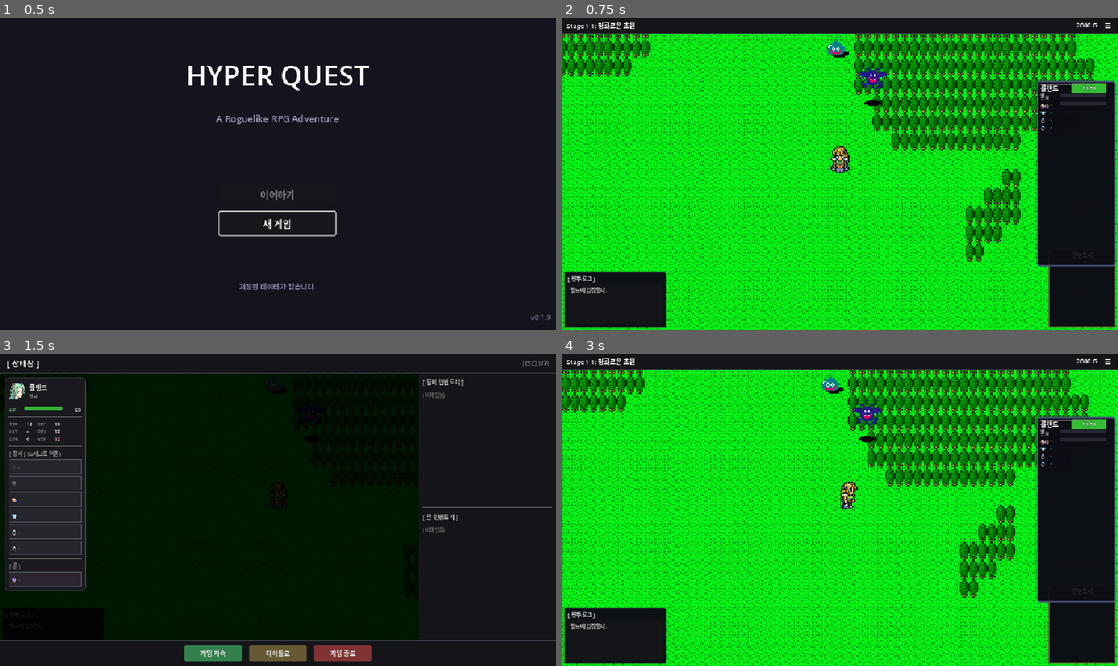
Above: before the commit, frames 1-4 (two rows, left to right).
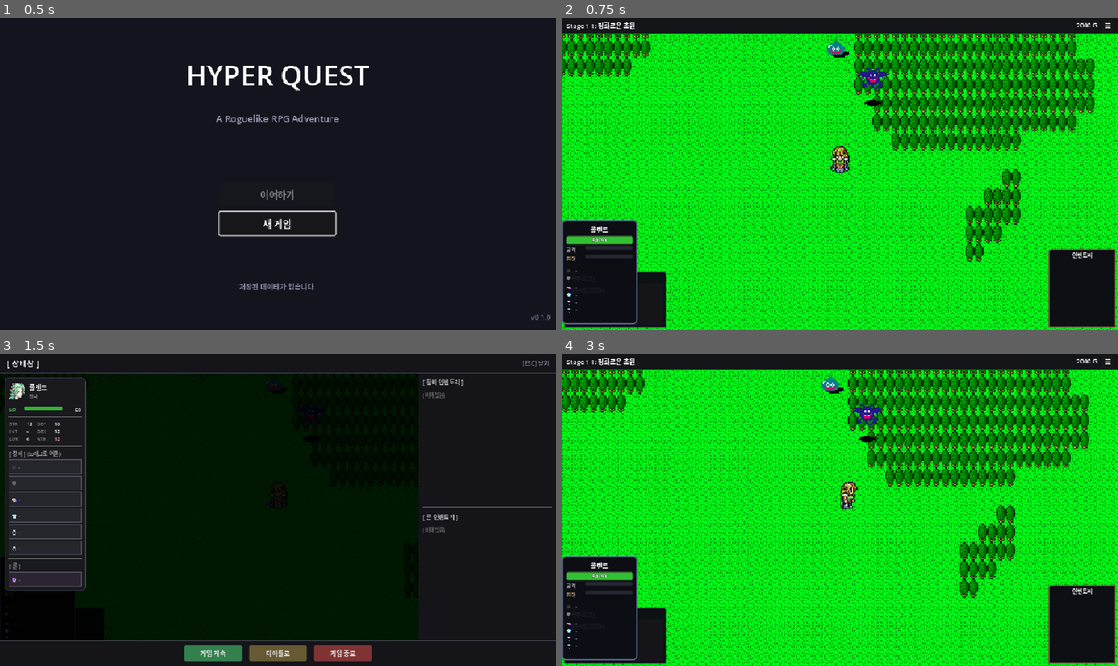
Above: after the commit, the same moments.

Repository: limmmmmmn/Appears-Appears
Game: Godot game, scene res://scenes/main/Main.tscn
Same seed, same stepped clock (60 frames per second), same inputs: the game is played once before the commit and once after it.
Inputs (mouse positions are in pixels of both pictures, inside the frame that each line leads up to):
- Up to frame 1 (0.5 s): no input
- Up to frame 2 (0.75 s): click "새 게임" at 0.5 s
- Up to frame 3 (1.5 s): click "☰" at 1.25 s
- Up to frame 4 (3 s): click "게임 계속" at 2 s; tap Enter at 2.75, 2.85 s; move the mouse to (962, 494) at 2.77 s; hold Right (ui_right) from 2.78 s (still down); click (962, 494) at 2.92 s

Frame 1 is identical in both runs. In frame 2, 11% of the frame differs, in the area x 0-100%, y 20-99%; in frame 3, less than 0.1%; in frame 4, 11%.

Commit message:
feat: 하단 파티 카드 UI로 변경
- BottomPartyCards.gd 새로 생성: 파티원당 개별 카드 형태
- 1명일 때 가운데 위치, 인원 증가해도 가운데 유지
- RightPartyPanel 대신 BottomPartyCards 사용
- 카드에 이름, HP바, ATB바, 스킬쿨다운, 장비목록 표시
- 드래그앤드롭 장비 장착 기능 유지

https://claude.ai/code/session_01HMJ2TZbvfDboco6XHexxSY

Diff:
--- /dev/null
+++ b/scripts/ui/field/BottomPartyCards.gd
@@ -0,0 +1,612 @@
+extends Control
+class_name BottomPartyCards
+## 하단 파티 카드 UI - 파티원당 개별 카드
+## 1명일 때 가운데, 인원이 늘어나도 가운데 유지
+
+const SLOT_ICONS := {"main_hand": "⚔", "off_hand": "🛡", "head": "👒", "body": "👕", "acc1": "💍", "acc2": "💍"}
+const SLOT_ORDER := ["main_hand", "off_hand", "head", "body", "acc1", "acc2"]
+
+# 카드 크기
+const CARD_WIDTH := 130
+const CARD_HEIGHT := 180
+const CARD_SPACING := 8
+
+# 색상
+const HP_COLOR_HIGH := Color(0.2, 0.75, 0.2)
+const HP_COLOR_MID := Color(0.9, 0.7, 0.2)
+const HP_COLOR_LOW := Color(0.9, 0.2, 0.2)
+
+# 시그널
+signal equipment_dropped(hero_index: int, item_id: String)
+
+# 카드 데이터
+class HeroCard:
+	var panel: PanelContainer
+	var drop_target: Control  # 드롭 영역
+	var name_label: Label
+	var hp_bar: ProgressBar
+	var hp_label: Label
+	var atb_section: VBoxContainer
+	var basic_atb_bar: ProgressBar
+	var skill_rows: Dictionary = {}  # skill_id -> {row, bar, label}
+	var equip_section: VBoxContainer
+	var equip_rows: Dictionary = {}
+	var hero_index: int = -1
+	var hero_id: String = ""
+
+var hero_cards: Array[HeroCard] = []
+var cards_container: HBoxContainer
+
+
+func _ready() -> void:
+	_build_ui()
+	_connect_signals()
+	update_display()
+
+
+func _build_ui() -> void:
+	# 전체 컨테이너 (하단 중앙 정렬)
+	set_anchors_preset(Control.PRESET_CENTER_BOTTOM)
+	anchor_top = 1.0
+	anchor_bottom = 1.0
+	offset_top = -CARD_HEIGHT - 10
+	offset_bottom = -10
+
+	# HBoxContainer로 카드들을 가로로 배치 (중앙 정렬)
+	cards_container = HBoxContainer.new()
+	cards_container.alignment = BoxContainer.ALIGNMENT_CENTER
+	cards_container.add_theme_constant_override("separation", CARD_SPACING)
+	add_child(cards_container)
+
+
+func _connect_signals() -> void:
+	if PartyManager and PartyManager.has_signal("party_changed"):
+		if not PartyManager.party_changed.is_connected(_on_party_changed):
+			PartyManager.party_changed.connect(_on_party_changed)
+
+	if BattleManager:
+		if BattleManager.has_signal("party_hp_changed"):
+			if not BattleManager.party_hp_changed.is_connected(update_display):
+				BattleManager.party_hp_changed.connect(update_display)
+
+	if ATBManager and ATBManager.has_signal("atb_updated"):
+		if not ATBManager.atb_updated.is_connected(_on_atb_updated):
+			ATBManager.atb_updated.connect(_on_atb_updated)
+
+
+func _on_party_changed() -> void:
+	_rebuild_cards()
+	update_display()
+
+
+func _rebuild_cards() -> void:
+	## 파티원 수에 맞게 카드 재구성
+	# 기존 카드 제거
+	for card in hero_cards:
+		if card.panel and is_instance_valid(card.panel):
+			card.panel.queue_free()
+	hero_cards.clear()
+
+	var party: Array = PartyManager.get_party() if PartyManager else []
+
+	# 새 카드 생성
+	for i in range(party.size()):
+		if party[i] == null:
+			continue
+		var card := _create_hero_card(i)
+		hero_cards.append(card)
+		cards_container.add_child(card.panel)
+
+
+func _create_hero_card(index: int) -> HeroCard:
+	var card := HeroCard.new()
+	card.hero_index = index
+
+	# 메인 패널
+	card.panel = PanelContainer.new()
+	card.panel.custom_minimum_size = Vector2(CARD_WIDTH, CARD_HEIGHT)
+	_style_card_panel(card.panel)
+
+	# 드롭 타겟 (전체 카드 영역)
+	card.drop_target = _EquipDropTarget.new()
+	card.drop_target.hero_index = index
+	card.drop_target.cards_ref = self
+	card.drop_target.set_anchors_preset(Control.PRESET_FULL_RECT)
+	card.panel.add_child(card.drop_target)
+
+	# 내부 VBox
+	var vbox := VBoxContainer.new()
+	vbox.add_theme_constant_override("separation", 3)
+	vbox.set_anchors_preset(Control.PRESET_FULL_RECT)
+	vbox.offset_left = 6
+	vbox.offset_right = -6
+	vbox.offset_top = 6
+	vbox.offset_bottom = -6
+	vbox.mouse_filter = Control.MOUSE_FILTER_IGNORE
+	card.drop_target.add_child(vbox)
+
+	# === 이름 ===
+	card.name_label = Label.new()
+	card.name_label.text = "영웅"
+	card.name_label.horizontal_alignment = HORIZONTAL_ALIGNMENT_CENTER
+	card.name_label.add_theme_font_size_override("font_size", 11)
+	card.name_label.add_theme_color_override("font_color", Color(0.95, 0.95, 0.95))
+	card.name_label.mouse_filter = Control.MOUSE_FILTER_IGNORE
+	vbox.add_child(card.name_label)
+
+	# === HP바 ===
+	var hp_container := Control.new()
+	hp_container.custom_minimum_size = Vector2(0, 14)
+	hp_container.mouse_filter = Control.MOUSE_FILTER_IGNORE
+	vbox.add_child(hp_container)
+
+	card.hp_bar = ProgressBar.new()
+	card.hp_bar.set_anchors_preset(Control.PRESET_FULL_RECT)
+	card.hp_bar.max_value = 100.0
+	card.hp_bar.value = 100.0
+	card.hp_bar.show_percentage = false
+	card.hp_bar.mouse_filter = Control.MOUSE_FILTER_IGNORE
+	_style_hp_bar(card.hp_bar)
+	hp_container.add_child(card.hp_bar)
+
+	card.hp_label = Label.new()
+	card.hp_label.set_anchors_preset(Control.PRESET_FULL_RECT)
+	card.hp_label.horizontal_alignment = HORIZONTAL_ALIGNMENT_CENTER
+	card.hp_label.vertical_alignment = VERTICAL_ALIGNMENT_CENTER
+	card.hp_label.add_theme_font_size_override("font_size", 9)
+	card.hp_label.add_theme_color_override("font_color", Color.WHITE)
+	card.hp_label.add_theme_color_override("font_outline_color", Color.BLACK)
+	card.hp_label.add_theme_constant_override("outline_size", 2)
+	card.hp_label.mouse_filter = Control.MOUSE_FILTER_IGNORE
+	hp_container.add_child(card.hp_label)
+
+	# === ATB 섹션 ===
+	card.atb_section = VBoxContainer.new()
+	card.atb_section.add_theme_constant_override("separation", 2)
+	card.atb_section.mouse_filter = Control.MOUSE_FILTER_IGNORE
+	vbox.add_child(card.atb_section)
+
+	# 기본 공격 ATB
+	var basic_row := _create_atb_row("공격")
+	card.basic_atb_bar = basic_row.get_node("Bar")
+	card.atb_section.add_child(basic_row)
+
+	# === 구분선 ===
+	var sep := HSeparator.new()
+	sep.add_theme_constant_override("separation", 2)
+	sep.mouse_filter = Control.MOUSE_FILTER_IGNORE
+	vbox.add_child(sep)
+
+	# === 장비 섹션 ===
+	card.equip_section = VBoxContainer.new()
+	card.equip_section.add_theme_constant_override("separation", 1)
+	card.equip_section.mouse_filter = Control.MOUSE_FILTER_IGNORE
+	vbox.add_child(card.equip_section)
+
+	for slot_name in SLOT_ORDER:
+		var row := _create_equip_row(slot_name)
+		card.equip_section.add_child(row)
+		card.equip_rows[slot_name] = row
+
+	return card
+
+
+func _style_card_panel(panel: PanelContainer) -> void:
+	var style := StyleBoxFlat.new()
+	style.bg_color = Color(0.05, 0.05, 0.08, 0.92)
+	style.border_width_left = 2
+	style.border_width_top = 2
+	style.border_width_right = 2
+	style.border_width_bottom = 2
+	style.border_color = Color(0.35, 0.4, 0.55, 1)
+	style.corner_radius_top_left = 6
+	style.corner_radius_top_right = 6
+	style.corner_radius_bottom_left = 6
+	style.corner_radius_bottom_right = 6
+	panel.add_theme_stylebox_override("panel", style)
+
+
+func _create_atb_row(label_text: String) -> HBoxContainer:
+	var row := HBoxContainer.new()
+	row.add_theme_constant_override("separation", 4)
+	row.mouse_filter = Control.MOUSE_FILTER_IGNORE
+
+	var label := Label.new()
+	label.name = "Label"
+	label.text = label_text
+	label.add_theme_font_size_override("font_size", 8)
+	label.add_theme_color_override("font_color", Color(0.7, 0.7, 0.7))
+	label.custom_minimum_size.x = 28
+	label.mouse_filter = Control.MOUSE_FILTER_IGNORE
+	row.add_child(label)
+
+	var bar := ProgressBar.new()
+	bar.name = "Bar"
+	bar.custom_minimum_size = Vector2(70, 6)
+	bar.size_flags_horizontal = Control.SIZE_EXPAND_FILL
+	bar.max_value = 100.0
+	bar.value = 0.0
+	bar.show_percentage = false
+	bar.mouse_filter = Control.MOUSE_FILTER_IGNORE
+	_style_atb_bar(bar, false)
+	row.add_child(bar)
+
+	return row
+
+
+func _create_equip_row(slot_name: String) -> HBoxContainer:
+	var row := HBoxContainer.new()
+	row.add_theme_constant_override("separation", 3)
+	row.mouse_filter = Control.MOUSE_FILTER_IGNORE
+
+	var icon_lbl := Label.new()
+	icon_lbl.name = "Icon"
+	icon_lbl.text = SLOT_ICONS.get(slot_name, "?")
+	icon_lbl.add_theme_font_size_override("font_size", 8)
+	icon_lbl.add_theme_color_override("font_color", Color(0.5, 0.5, 0.5))
+	icon_lbl.custom_minimum_size.x = 12
+	icon_lbl.mouse_filter = Control.MOUSE_FILTER_IGNORE
+	row.add_child(icon_lbl)
+
+	var name_lbl := Label.new()
+	name_lbl.name = "Name"
+	name_lbl.text = "-"
+	name_lbl.add_theme_font_size_override("font_size", 8)
+	name_lbl.add_theme_color_override("font_color", Color(0.5, 0.5, 0.5))
+	name_lbl.size_flags_horizontal = Control.SIZE_EXPAND_FILL
+	name_lbl.text_overrun_behavior = TextServer.OVERRUN_TRIM_ELLIPSIS
+	name_lbl.mouse_filter = Control.MOUSE_FILTER_IGNORE
+	row.add_child(name_lbl)
+
+	return row
+
+
+func _style_hp_bar(bar: ProgressBar) -> void:
+	var bg := StyleBoxFlat.new()
+	bg.bg_color = Color(0.2, 0.1, 0.1)
+	bg.corner_radius_top_left = 3
+	bg.corner_radius_top_right = 3
+	bg.corner_radius_bottom_left = 3
+	bg.corner_radius_bottom_right = 3
+	bar.add_theme_stylebox_override("background", bg)
+
+	var fill := StyleBoxFlat.new()
+	fill.bg_color = HP_COLOR_HIGH
+	fill.corner_radius_top_left = 3
+	fill.corner_radius_top_right = 3
+	fill.corner_radius_bottom_left = 3
+	fill.corner_radius_bottom_right = 3
+	bar.add_theme_stylebox_override("fill", fill)
+
+
+func _style_atb_bar(bar: ProgressBar, is_ready: bool) -> void:
+	var bg := StyleBoxFlat.new()
+	bg.bg_color = Color(0.15, 0.15, 0.2)
+	bg.corner_radius_top_left = 2
+	bg.corner_radius_top_right = 2
+	bg.corner_radius_bottom_left = 2
+	bg.corner_radius_bottom_right = 2
+	bar.add_theme_stylebox_override("background", bg)
+
+	var fill := StyleBoxFlat.new()
+	fill.bg_color = Color(1.0, 0.8, 0.2) if is_ready else Color(0.3, 0.7, 1.0)
+	fill.corner_radius_top_left = 2
+	fill.corner_radius_top_right = 2
+	fill.corner_radius_bottom_left = 2
+	fill.corner_radius_bottom_right = 2
+	bar.add_theme_stylebox_override("fill", fill)
+
+
+func _style_cooldown_bar(bar: ProgressBar, is_ready: bool) -> void:
+	var bg := StyleBoxFlat.new()
+	bg.bg_color = Color(0.15, 0.15, 0.2)
+	bg.corner_radius_top_left = 2
+	bg.corner_radius_top_right = 2
+	bg.corner_radius_bottom_left = 2
+	bg.corner_radius_bottom_right = 2
+	bar.add_theme_stylebox_override("background", bg)
+
+	var fill := StyleBoxFlat.new()
+	fill.bg_color = Color(0.3, 0.8, 0.3) if is_ready else Color(0.4, 0.4, 0.5)
+	fill.corner_radius_top_left = 2
+	fill.corner_radius_top_right = 2
+	fill.corner_radius_bottom_left = 2
+	fill.corner_radius_bottom_right = 2
+	bar.add_theme_stylebox_override("fill", fill)
+
+
+func update_display() -> void:
+	var party: Array = PartyManager.get_party() if PartyManager else []
+
+	# 카드 수와 파티원 수가 다르면 재구성
+	if hero_cards.size() != party.size():
+		_rebuild_cards()
+		return
+
+	for i in range(hero_cards.size()):
+		if i >= party.size() or party[i] == null:
+			continue
+
+		var card := hero_cards[i]
+		var hero: Hero = party[i]
+		card.hero_id = hero.id
+
+		# 이름 업데이트
+		card.name_label.text = hero.hero_name
+
+		# HP 업데이트
+		var max_hp := hero.get_max_hp()
+		var hp_percent: float = float(hero.current_hp) / float(max_hp) if max_hp > 0 else 1.0
+		card.hp_bar.value = hp_percent * 100.0
+		card.hp_label.text = "%d/%d" % [hero.current_hp, max_hp]
+		_update_hp_bar_color(card, hp_percent)
+
+		# 장비 목록 업데이트
+		_update_equip_list(card, hero)
+
+		# 스킬 ATB 바들 업데이트
+		_update_skill_atb_bars(card, hero)
+
+
+func _update_hp_bar_color(card: HeroCard, hp_percent: float) -> void:
+	var fill := StyleBoxFlat.new()
+	fill.corner_radius_top_left = 3
+	fill.corner_radius_top_right = 3
+	fill.corner_radius_bottom_left = 3
+	fill.corner_radius_bottom_right = 3
+
+	if hp_percent <= 0.25:
+		fill.bg_color = HP_COLOR_LOW
+	elif hp_percent <= 0.5:
+		fill.bg_color = HP_COLOR_MID
+	else:
+		fill.bg_color = HP_COLOR_HIGH
+
+	card.hp_bar.add_theme_stylebox_override("fill", fill)
+
+
+func _update_equip_list(card: HeroCard, hero: Hero) -> void:
+	for slot_name in SLOT_ORDER:
+		var row: HBoxContainer = card.equip_rows.get(slot_name)
+		if not row:
+			continue
+
+		var icon_lbl: Label = row.get_node_or_null("Icon")
+		var name_lbl: Label = row.get_node_or_null("Name")
+		if not icon_lbl or not name_lbl:
+			continue
+
+		var equip_id: String = hero.equipment.get(slot_name, "")
+		if equip_id.is_empty():
+			icon_lbl.add_theme_color_override("font_color", Color(0.5, 0.5, 0.5))
+			name_lbl.text = "-"
+			name_lbl.add_theme_color_override("font_color", Color(0.5, 0.5, 0.5))
+		else:
+			var equip_data: Dictionary = DataManager.get_equipment(equip_id)
+			var rarity: String = equip_data.get("rarity", "common")
+			var rarity_color: Color = _get_rarity_color(rarity)
+
+			icon_lbl.add_theme_color_override("font_color", rarity_color)
+			name_lbl.text = equip_data.get("name", equip_id)
+			name_lbl.add_theme_color_override("font_color", rarity_color)
+
+
+func _update_skill_atb_bars(card: HeroCard, hero: Hero) -> void:
+	## 스킬 쿨다운 바 생성/업데이트
+	var skills: Array = hero.get_available_skills()
+
+	# 기존에 없는 스킬 행 추가
+	for skill_id in skills:
+		if skill_id == "basic_attack":
+			continue
+
+		if not card.skill_rows.has(skill_id):
+			var skill_data: Dictionary = DataManager.get_skill(skill_id)
+			var skill_name: String = skill_data.get("name", skill_id)
+
+			var row := _create_cooldown_row(skill_name)
+			card.atb_section.add_child(row)
+			card.skill_rows[skill_id] = {
+				"row": row,
+				"bar": row.get_node("Bar"),
+				"label": row.get_node("Label")
+			}
+
+	# 더 이상 없는 스킬 행 제거
+	var to_remove: Array = []
+	for skill_id in card.skill_rows.keys():
+		if skill_id not in skills:
+			to_remove.append(skill_id)
+
+	for skill_id in to_remove:
+		var row_data: Dictionary = card.skill_rows[skill_id]
+		row_data["row"].queue_free()
+		card.skill_rows.erase(skill_id)
+
+
+func _create_cooldown_row(label_text: String) -> HBoxContainer:
+	var row := HBoxContainer.new()
+	row.add_theme_constant_override("separation", 4)
+	row.mouse_filter = Control.MOUSE_FILTER_IGNORE
+
+	var label := Label.new()
+	label.name = "Label"
+	label.text = label_text
+	label.add_theme_font_size_override("font_size", 8)
+	label.add_theme_color_override("font_color", Color(0.8, 0.7, 0.5))
+	label.custom_minimum_size.x = 28
+	label.mouse_filter = Control.MOUSE_FILTER_IGNORE
+	row.add_child(label)
+
+	var bar := ProgressBar.new()
+	bar.name = "Bar"
+	bar.custom_minimum_size = Vector2(70, 6)
+	bar.size_flags_horizontal = Control.SIZE_EXPAND_FILL
+	bar.max_value = 100.0
+	bar.value = 0.0
+	bar.show_percentage = false
+	bar.mouse_filter = Control.MOUSE_FILTER_IGNORE
+	_style_cooldown_bar(bar, true)
+	row.add_child(bar)
+
+	return row
+
+
+func _on_atb_updated() -> void:
+	var party: Array = PartyManager.get_party() if PartyManager else []
+
+	for i in range(hero_cards.size()):
+		if i >= party.size() or party[i] == null:
+			continue
+
+		var card := hero_cards[i]
+		var hero: Hero = party[i]
+
+		# 기본 공격 ATB 업데이트
+		var atb_percent: float = ATBManager.get_hero_atb_percent(hero.id) if ATBManager else 0.0
+		card.basic_atb_bar.value = atb_percent * 100.0
+		_style_atb_bar(card.basic_atb_bar, atb_percent >= 1.0)
+
+		# 스킬 쿨다운 업데이트
+		for skill_id in card.skill_rows.keys():
+			var row_data: Dictionary = card.skill_rows[skill_id]
+			var bar: ProgressBar = row_data["bar"]
+
+			var cooldown_percent: float = CooldownManager.get_cooldown_percent(hero.id, skill_id) if CooldownManager else 0.0
+			var is_ready: bool = cooldown_percent <= 0.0
+
+			bar.value = 100.0 if is_ready else (1.0 - cooldown_percent) * 100.0
+			_style_cooldown_bar(bar, is_ready)
+
+
+func _get_rarity_color(rarity: String) -> Color:
+	match rarity:
+		"common": return Color(0.7, 0.7, 0.7)
+		"uncommon": return Color(0.4, 0.8, 0.4)
+		"magic": return Color(0.4, 0.6, 1.0)
+		"rare": return Color(0.8, 0.6, 1.0)
+		"epic": return Color(1.0, 0.5, 0.2)
+		"legendary": return Color(1.0, 0.8, 0.2)
+	return Color.WHITE
+
+
+#region 장비 드래그 앤 드롭
+func _on_equipment_dropped(hero_index: int, item_id: String) -> void:
+	## 장비가 드롭되었을 때 호출
+	var party: Array = PartyManager.get_party() if PartyManager else []
+	if hero_index < 0 or hero_index >= party.size():
+		return
+
+	var hero: Hero = party[hero_index]
+	if hero == null:
+		return
+
+	# 장비 가능 여부 확인
+	if not hero.can_equip(item_id):
+		_show_equip_fail_feedback(hero_index)
+		return
+
+	# 장비 장착 시도
+	var item_data: Dictionary = DataManager.get_equipment(item_id)
+	var item_slot: String = item_data.get("slot", "")
+
+	# 악세사리 슬롯 처리
+	var target_slot: String = item_slot
+	if item_slot in ["accessory", "acc", "acc1", "acc2"]:
+		if hero.equipment.get("acc1", "").is_empty():
+			target_slot = "acc1"
+		elif hero.equipment.get("acc2", "").is_empty():
+			target_slot = "acc2"
+		else:
+			target_slot = "acc1"
+
+	if InventoryManager.equip_item(hero, item_id, target_slot):
+		_show_equip_success_feedback(hero_index)
+		update_display()
+		equipment_dropped.emit(hero_index, item_id)
+	else:
+		_show_equip_fail_feedback(hero_index)
+
+
+func _show_equip_success_feedback(hero_index: int) -> void:
+	if hero_index < 0 or hero_index >= hero_cards.size():
+		return
+	var card := hero_cards[hero_index]
+	if not card.name_label:
+		return
+
+	var tween := create_tween()
+	tween.tween_property(card.name_label, "modulate", Color(0.5, 1.0, 0.5), 0.1)
+	tween.tween_property(card.name_label, "modulate", Color.WHITE, 0.15)
+
+
+func _show_equip_fail_feedback(hero_index: int) -> void:
+	if hero_index < 0 or hero_index >= hero_cards.size():
+		return
+	var card := hero_cards[hero_index]
+	if not card.name_label:
+		return
+
+	var tween := create_tween()
+	tween.tween_property(card.name_label, "modulate", Color(1.0, 0.3, 0.3), 0.1)
+	tween.tween_property(card.name_label, "modulate", Color.WHITE, 0.15)
+
+
+## 드롭 타겟 컨트롤
+class _EquipDropTarget extends Control:
+	var hero_index: int = -1
+	var cards_ref: BottomPartyCards = null
+	var highlight: ColorRect = null
+
+	func _ready() -> void:
+		mouse_filter = Control.MOUSE_FILTER_PASS
+
+		highlight = ColorRect.new()
+		highlight.set_anchors_preset(Control.PRESET_FULL_RECT)
+		highlight.color = Color(0.3, 0.8, 0.3, 0.3)
+		highlight.visible = false
+		highlight.mouse_filter = Control.MOUSE_FILTER_IGNORE
+		add_child(highlight)
+
+	func _can_drop_data(_pos: Vector2, data: Variant) -> bool:
+		if not data is Dictionary:
+			return false
+		if data.get("type") != "equipment":
+			return false
+
+		var party: Array = PartyManager.get_party() if PartyManager else []
+		if hero_index < 0 or hero_index >= party.size():
+			return false
+
+		var hero: Hero = party[hero_index]
+		if hero == null:
+			return false
+
+		var item_id: String = data.get("item_id", "")
+		var can_equip: bool = hero.can_equip(item_id)
+
+		if highlight:
+			highlight.visible = true
+			highlight.color = Color(0.3, 0.8, 0.3, 0.3) if can_equip else Color(0.8, 0.3, 0.3, 0.3)
+
+		return can_equip
+
+	func _drop_data(_pos: Vector2, data: Variant) -> void:
+		if highlight:
+			highlight.visible = false
+
+		if not data is Dictionary:
+			return
+
+		var item_id: String = data.get("item_id", "")
+		if item_id.is_empty():
+			return
+
+		if cards_ref:
+			cards_ref._on_equipment_dropped(hero_index, item_id)
+
+	func _notification(what: int) -> void:
+		if what == NOTIFICATION_DRAG_END:
+			if highlight:
+				highlight.visible = false
+#endregion
--- a/scripts/ui/field/FieldHUD.gd
+++ b/scripts/ui/field/FieldHUD.gd
@@ -3,7 +3,7 @@
 ## 필드 HUD 메인 컨트롤러
 ## - TopBar: 스테이지, 골드, 배속, 메뉴
 ## - LogPanel: 전투 로그 (좌측 하단)
-## - BottomPartyPanel: 파티 정보 (하단 중앙) - 외부 씬
+## - BottomPartyCards: 파티 카드 (하단 중앙) - 동적 생성
 ## - InventoryPanel: 인벤토리 (우측 하단)
 
 signal menu_pressed
@@ -22,8 +22,8 @@
 # === 하단 파티 패널 (중앙) - 외부 씬 (숨김) ===
 @onready var bottom_party_panel: BottomPartyPanel = %BottomPartyPanel
 
-# === 우측 파티 패널 (동적 생성) ===
-var right_party_panel: RightPartyPanel = null
+# === 하단 파티 카드 (동적 생성) ===
+var bottom_party_cards: BottomPartyCards = null
 
 # === 인벤토리 패널 (우측 하단) ===
 @onready var inventory_panel: PanelContainer = %InventoryPanel
@@ -56,14 +56,14 @@
 	_setup_components()
 	_setup_grudge_popup()
 	_setup_town_popup()
-	_setup_right_party_panel()
+	_setup_bottom_party_cards()
 	_connect_signals()
 	_setup_inventory_panel()
 	update_all()
 	_update_trait_display()
 	_update_inventory_display()
 
-	# 하단 파티 패널 숨김
+	# 하단 파티 패널 숨김 (기존 씬)
 	if bottom_party_panel:
 		bottom_party_panel.visible = false
 
@@ -97,21 +97,16 @@
 	speed_button.add_theme_stylebox_override("hover", hover)
 
 
-func _setup_right_party_panel() -> void:
-	## 우측 파티 패널 생성
-	right_party_panel = RightPartyPanel.new()
-	right_party_panel.name = "RightPartyPanel"
-
-	# 위치 설정 (우측 중앙)
+func _setup_bottom_party_cards() -> void:
+	## 하단 파티 카드 생성
+	bottom_party_cards = BottomPartyCards.new()
+	bottom_party_cards.name = "BottomPartyCards"
+
+	# 위치 설정 (하단 중앙)
 	var ctrl := get_node_or_null("Control")
 	if ctrl:
-		ctrl.add_child(right_party_panel)
-		right_party_panel.set_anchors_preset(Control.PRESET_CENTER_RIGHT)
-		right_party_panel.offset_left = -140
-		right_party_panel.offset_right = -4
-		right_party_panel.offset_top = -160
-		right_party_panel.offset_bottom = 160
-		right_party_panel.grow_horizontal = Control.GROW_DIRECTION_BEGIN
+		ctrl.add_child(bottom_party_cards)
+		# BottomPartyCards 내부에서 앵커 설정함
 
 
 func _connect_signals() -> void:
@@ -133,10 +128,10 @@
 		if not BattleManager.danger_level_up.is_connected(show_grudge_choice_popup):
 			BattleManager.danger_level_up.connect(show_grudge_choice_popup)
 
-	# 우측 파티 패널 장비 드롭 시그널 연결
-	if right_party_panel:
-		if not right_party_panel.equipment_dropped.is_connected(_on_equipment_dropped):
-			right_party_panel.equipment_dropped.connect(_on_equipment_dropped)
+	# 하단 파티 카드 장비 드롭 시그널 연결
+	if bottom_party_cards:
+		if not bottom_party_cards.equipment_dropped.is_connected(_on_equipment_dropped):
+			bottom_party_cards.equipment_dropped.connect(_on_equipment_dropped)
 
 
 
@@ -376,8 +371,8 @@
 
 
 func update_party_display() -> void:
-	if right_party_panel:
-		right_party_panel.update_display()
+	if bottom_party_cards:
+		bottom_party_cards.update_display()
 #endregion
 
 
